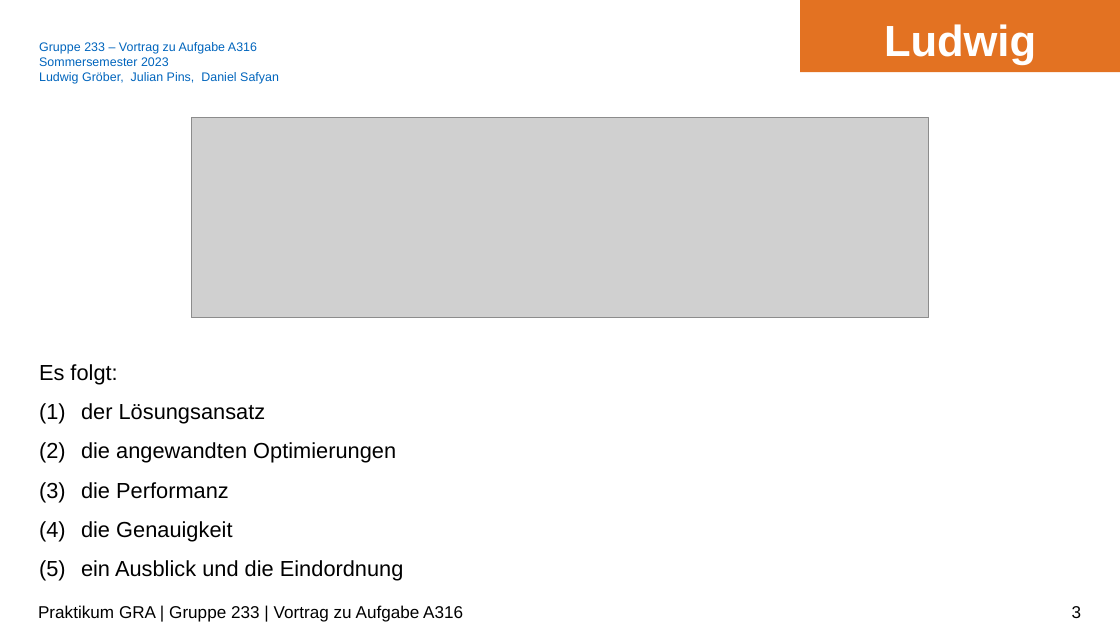
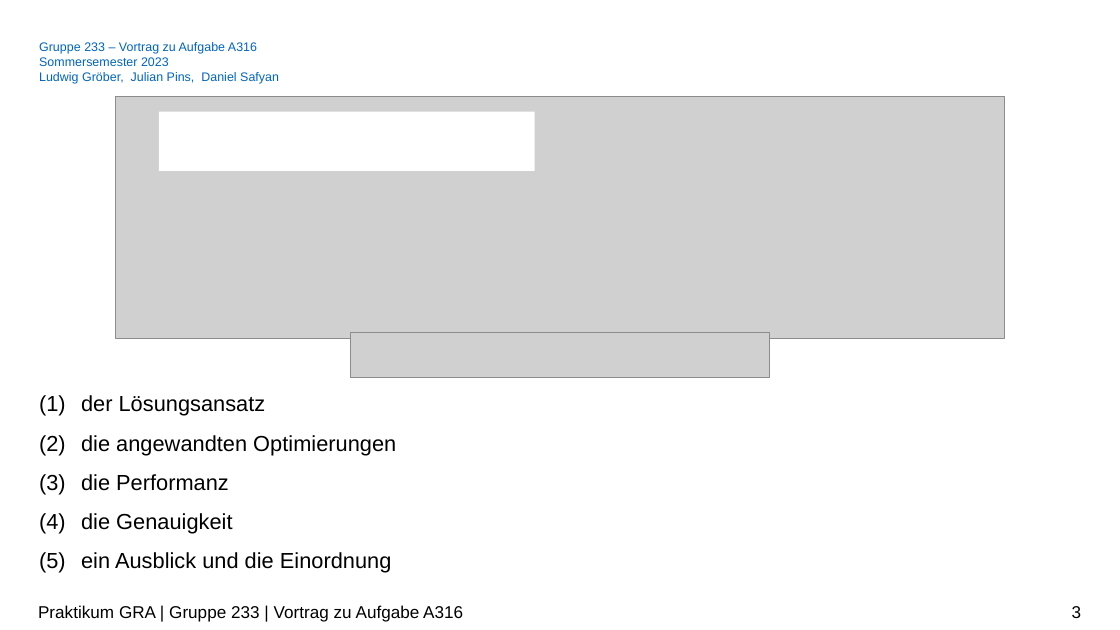
Before and after one commit to ludwiggr/ArSinH, a slide deck: slide 3 of Vortrag/Vortrag.pptx. Drawn at 1120x630 pixels with LibreOffice and Linux fonts; fonts in the diff are those of the drawing; grey boxes stand for pictures; background and template pictures are left out. Boxes give left, top, right and bottom in pixels: in the first picture for what was removed or moved away, otherwise in the second. Text is boxed around its words. In the diff, an @@ line names an element or a change of style, - is before the commit and + after.

```diff
--- a/Vortrag/Vortrag.pptx
+++ b/Vortrag/Vortrag.pptx
@@ rectangle removed at [800,0,1120,72] @@
-Ludwig
@@ picture: place and size @@
-picture at [192,118,928,318]
+picture at [115,96,1004,338]
@@ rectangle added at [159,112,535,171], fill #FFFFFF @@
@@ picture added at [351,333,769,377] @@
@@ text at [39,364,117,385]: paragraph removed @@
-Es folgt:
@@ text "der Lösungsansatz": place and size @@
-text "der Lösungsansatz" at [39,364,404,581]
+text "der Lösungsansatz" at [81,395,396,573]
@@ text at [81,552,392,573]: text changed @@
-(5) ein Ausblick und die Eindordnung
+(5) ein Ausblick und die Einordnung
```
Also in this commit, not shown: 16 other slides changed, 4 slides added, 7 slides removed, 1 other file.
